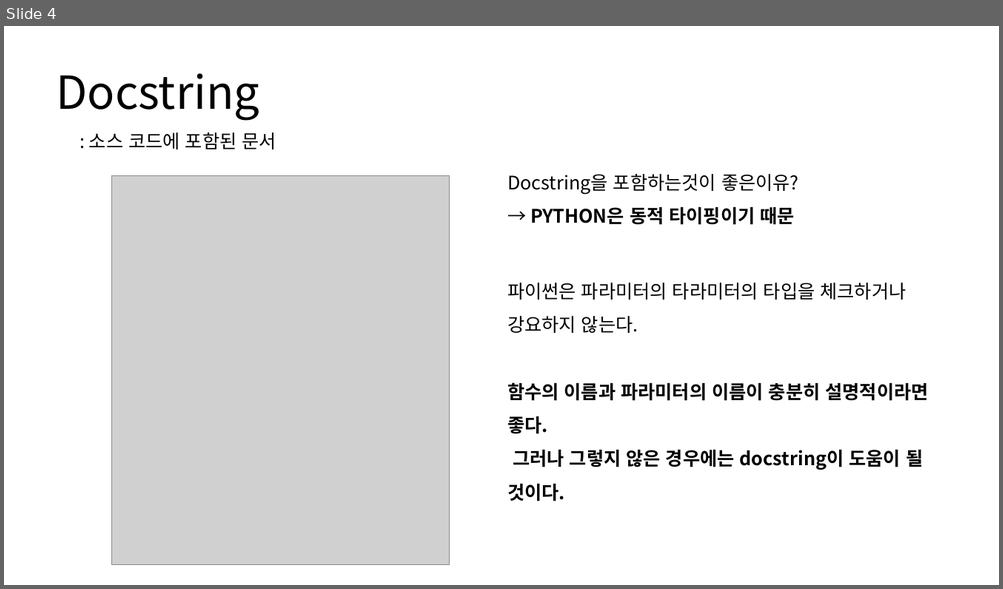
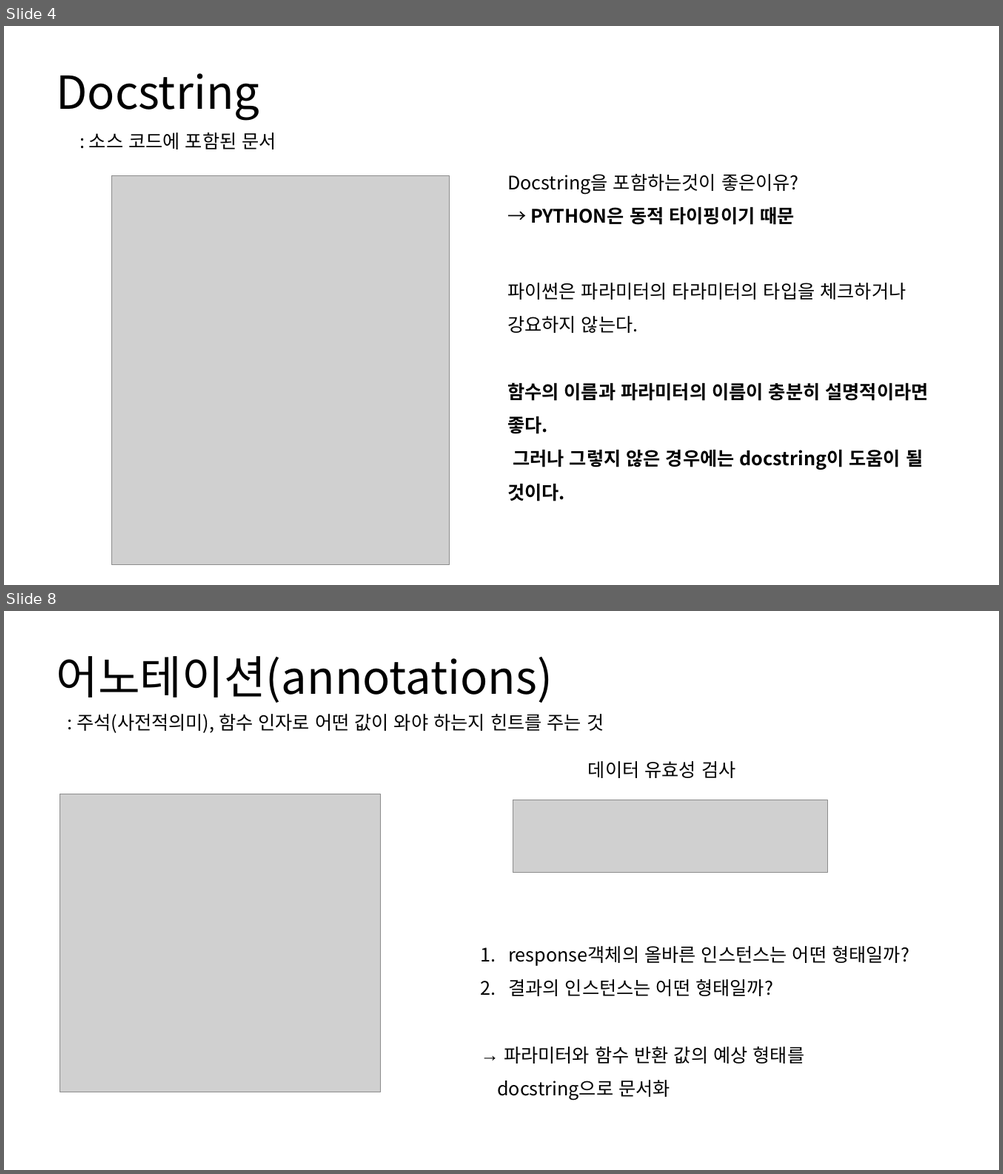
Before and after one commit to JONGSKY/Read-and-Write, a slide deck: chapter_1_소개, 코드 포매팅과 도구/1장_소개자료.pptx. Shown one above the other, each under a label of ours: slide 4 before the commit, slides 4 and 8 after it; the slides between them are not shown. The pictures are 1003x589 and 1003x1174 pixels, drawn with LibreOffice and Linux fonts; fonts in the diff are those of the drawing; grey boxes stand for pictures. Boxes give left, top, right and bottom in pixels: in the first picture for what was removed or moved away, otherwise in the second. Text is boxed around its words. In the diff, an @@ line names an element or a change of style, - is before the commit and + after.

```diff
--- a/chapter_1_소개, 코드 포매팅과 도구/1장_소개자료.pptx
+++ b/chapter_1_소개, 코드 포매팅과 도구/1장_소개자료.pptx
@@ slide 8 added at <box>4,611,999,1170</box>, background #FFFFFF @@
@@ text added at <box>56,656,552,703</box>, 44 pt, text #000000 @@
+어노테이션(annotations)
@@ text added at <box>77,714,603,733</box>, 18 pt, text #000000 @@
+: 주석(사전적의미), 함수 인자로 어떤 값이 와야 하는지 힌트를 주는 것
@@ text added at <box>588,761,735,778</box>, 18 pt, text #000000 @@
+데이터 유효성 검사
@@ picture added at <box>60,794,380,1092</box> @@
@@ picture added at <box>513,800,827,873</box> @@
@@ text added at <box>497,946,909,1101</box>, 18 pt, text #000000 @@
+1. response객체의 올바른 인스턴스는 어떤 형태일까?
+2. 결과의 인스턴스는 어떤 형태일까?
+→ 파라미터와 함수 반환 값의 예상 형태를
+docstring으로 문서화
```
Also in this commit, not shown: 2 slides changed, 4 other slides added, 4 other files.
